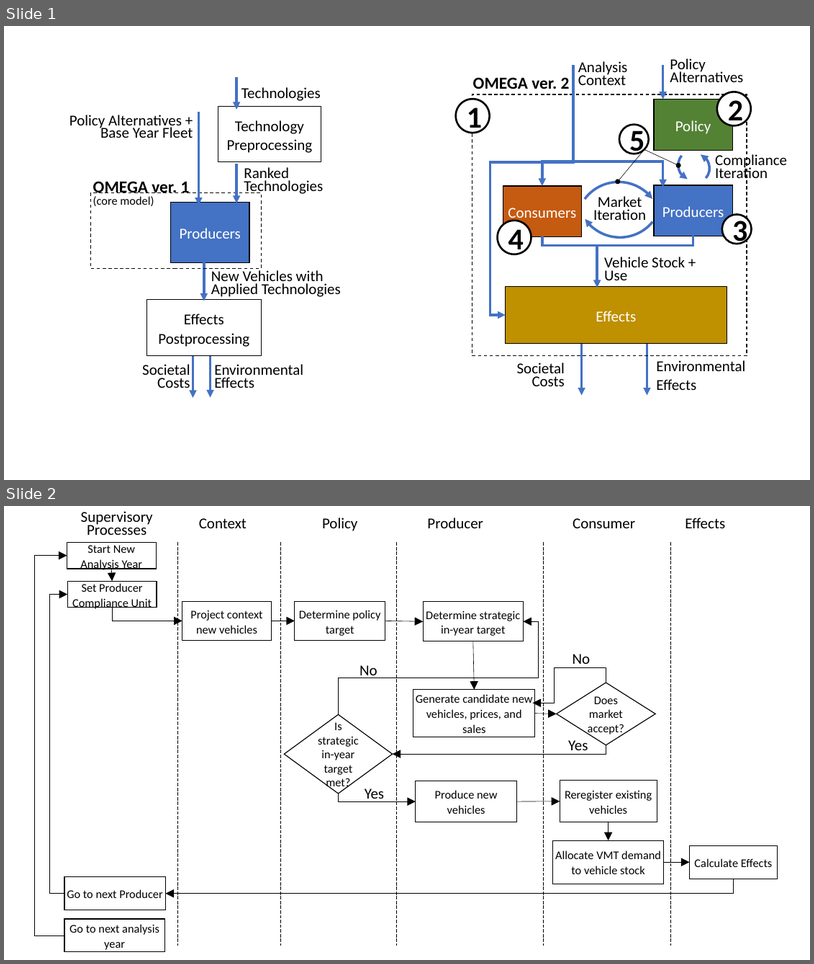
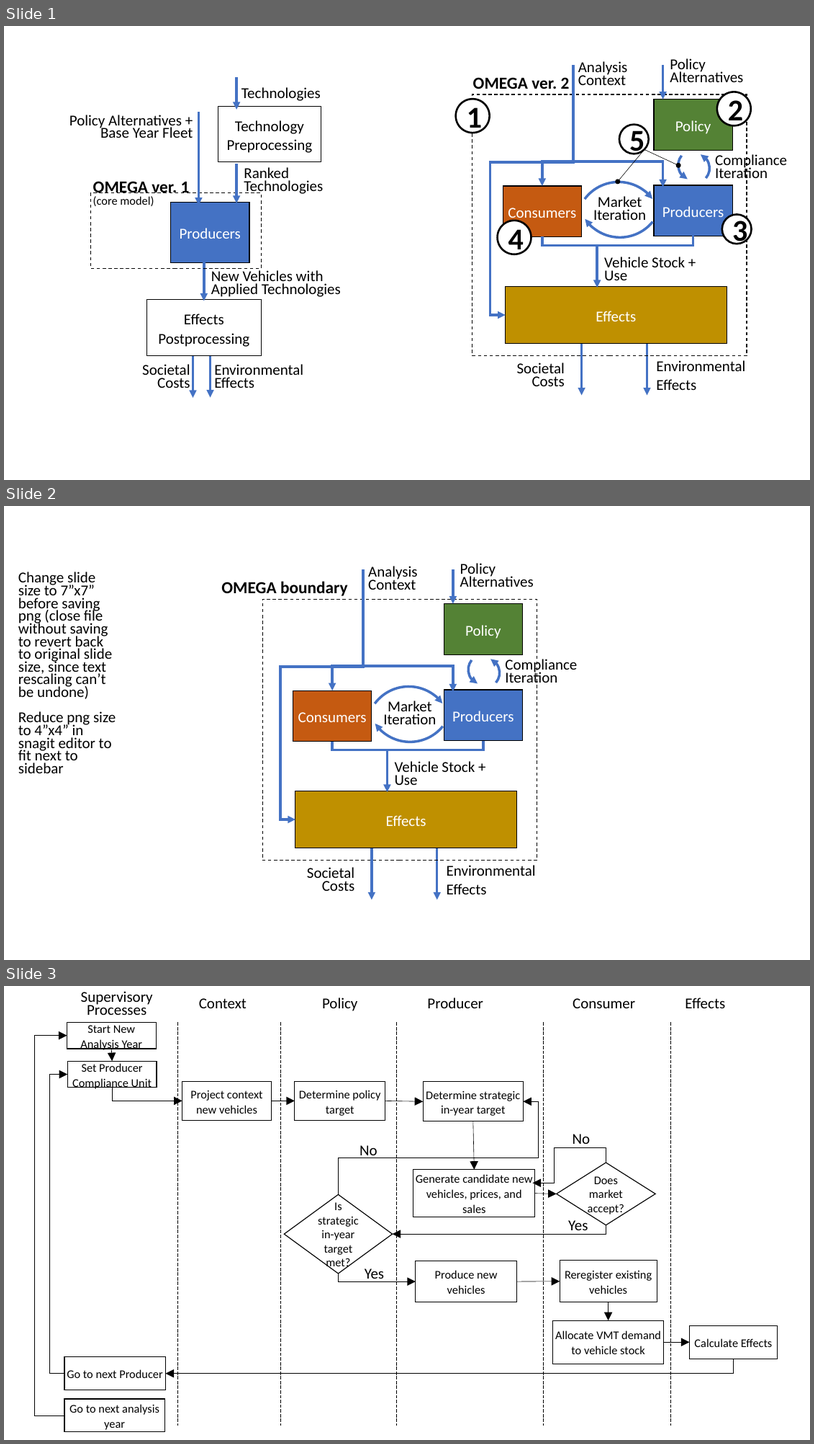
Before and after one commit to USEPA/EPA_OMEGA_Model, a slide deck: doc/source/_static/raw_figures.pptx. Shown one above the other, each under a label of ours: slides 1 and 2 before the commit, slides 1, 2 and 3 after it. The pictures are 814x964 and 814x1444 pixels, drawn with LibreOffice and Linux fonts; fonts in the diff are those of the drawing. Boxes give left, top, right and bottom in pixels: in the first picture for what was removed or moved away, otherwise in the second. Text is boxed around its words. In the diff, an @@ line names an element or a change of style, - is before the commit and + after.

```diff
--- a/doc/source/_static/raw_figures.pptx
+++ b/doc/source/_static/raw_figures.pptx
@@ slide 2 added at (4,506,810,960), background #FFFFFF @@
@@ line added from (363, 569) to (363, 668), #4472C4 3 pt @@
@@ text added at (368,566,418,590), 18 pt, text #000000 @@
+Analysis Context
@@ arrow added from (453, 569) to (453, 604), #4472C4 3 pt @@
@@ text added at (460,563,534,587), 18 pt, text #000000 @@
+Policy Alternatives
@@ text added at (18,572,116,773), 18 pt, text #000000 @@
+Change slide size to 7”x7” before saving png (close file without saving to revert back to original slide size, since text rescaling can’t be undone)
+Reduce png size to 4”x4” in snagit editor to fit next to sidebar
@@ text added at (221,581,348,596), 20 pt, text #000000, bold @@
+OMEGA boundary
@@ rectangle added at (263,599,538,860), outline #000000 1 pt dashed @@
@@ rectangle added at (445,604,523,655), fill #548235, outline #000000 1 pt, 18 pt, text #FFFFFF @@
+Policy
@@ arc (boxed as its full ellipse) added at (351,640,470,759), outline #4472C4 3 pt @@
@@ arc (boxed as its full ellipse) added at (463,648,505,690), outline #4472C4 3 pt @@
@@ arc (boxed as its full ellipse) added at (463,651,507,695), outline #4472C4 3 pt @@
@@ text added at (505,656,577,687), 18 pt, text #000000 @@
+Compliance
+Iteration
@@ elbow arrow added from (363, 667) to (296, 819), #4472C4 3 pt @@
@@ elbow arrow added from (367, 666) to (332, 690), #4472C4 3 pt @@
@@ arc (boxed as its full ellipse) added at (350,669,468,788), outline #4472C4 3 pt @@
@@ elbow arrow added from (362, 665) to (453, 692), #4472C4 3 pt @@
@@ rectangle added at (293,690,372,741), fill #C55A11, outline #000000 1 pt, 18 pt, text #FFFFFF @@
+Consumers
@@ rectangle added at (445,690,523,741), fill #4472C4, outline #000000 1 pt, 18 pt, text #FFFFFF @@
+Producers
@@ text added at (383,700,436,724), 18 pt, text #000000 @@
+Market
+Iteration
@@ elbow line added from (388, 750) to (332, 741), #4472C4 3 pt @@
@@ elbow line added from (384, 750) to (484, 741), #4472C4 3 pt @@
@@ arrow added from (388, 749) to (388, 792), #4472C4 3 pt @@
@@ text added at (395,761,475,785), 18 pt, text #000000 @@
+Vehicle Stock +
+Use
@@ rectangle added at (296,791,517,848), fill #BF9000, outline #000000 1 pt, 18 pt, text #FFFFFF @@
+Effects
@@ arrow added from (372, 848) to (372, 900), #4472C4 3 pt @@
@@ arrow added from (437, 848) to (437, 900), #4472C4 3 pt @@
@@ text added at (307,867,355,890), 18 pt, text #000000 @@
+Societal
+Costs
@@ text added at (447,865,536,894), 18 pt, text #000000 @@
+Environmental
+Effects
@@ what was slide 2 is now slide 3 @@
```
Also in this commit, not shown: 3 slides changed, 3 other files.
